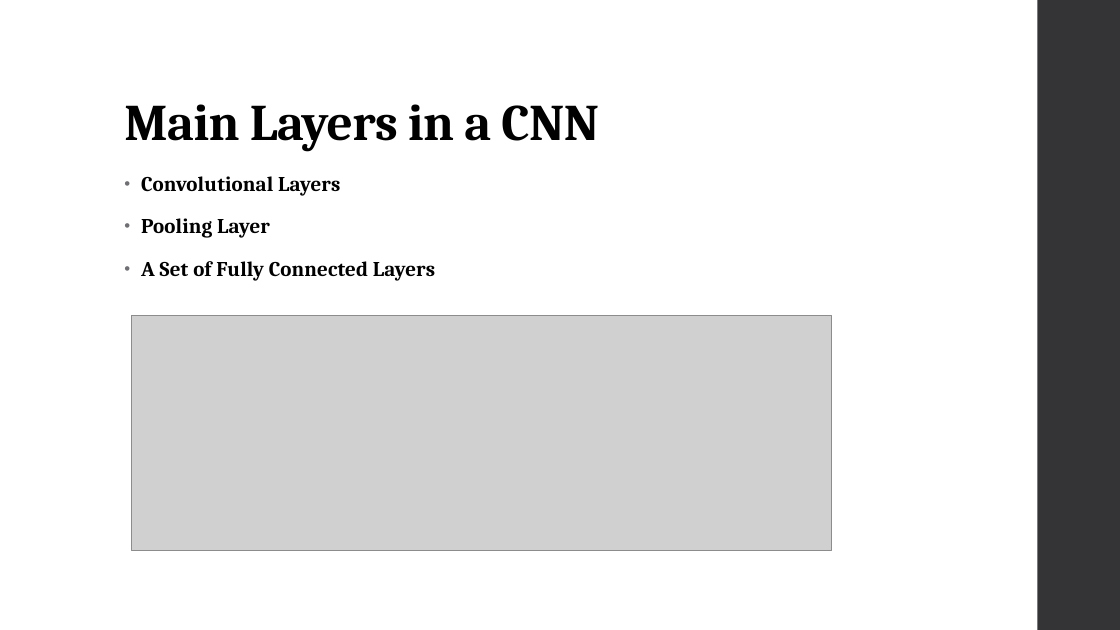
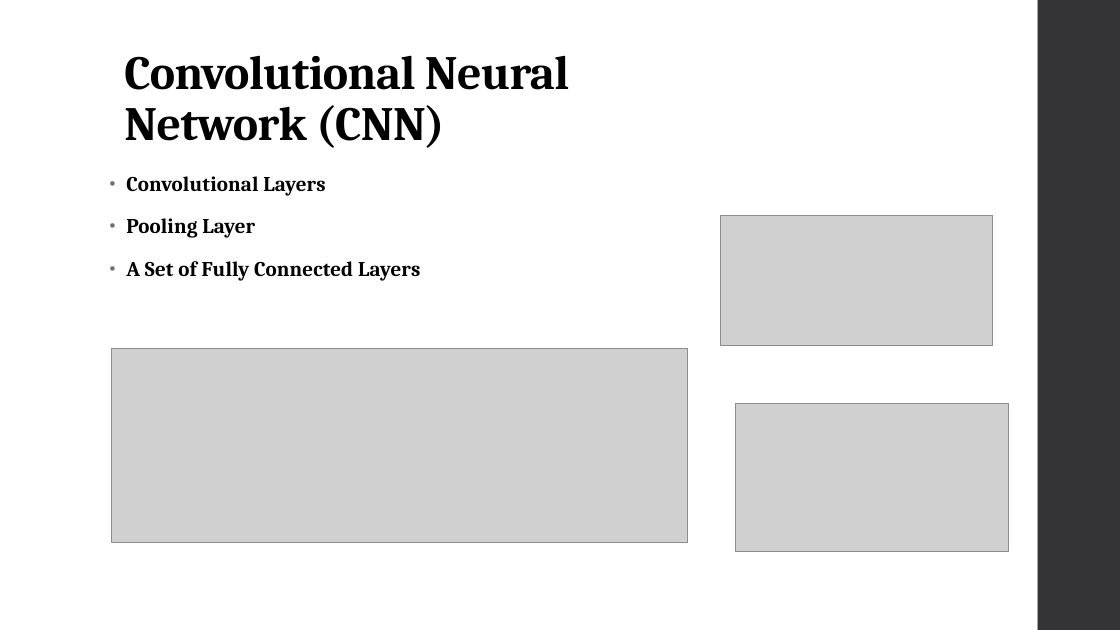
Before and after one commit to insertclass/image-processing-scripts, a slide deck: slide 3 of Image Processing And Computer Vision.pptx. Drawn at 1120x630 pixels with LibreOffice and Linux fonts; fonts in the diff are those of the drawing; grey boxes stand for pictures. Boxes give left, top, right and bottom in pixels: in the first picture for what was removed or moved away, otherwise in the second. Text is boxed around its words. In the diff, an @@ line names an element or a change of style, - is before the commit and + after.

Commit message:
update

```diff
--- a/Image Processing And Computer Vision.pptx
+++ b/Image Processing And Computer Vision.pptx
@@ rectangle added at box(707, 0, 1038, 630), fill #FFFFFF @@
@@ title at box(124, 55, 569, 148): text changed; size 44 to 41 pt @@
-Main Layers in a CNN
+Convolutional Neural Network (CNN)
@@ text "Convolutional Layers": place and size @@
-text "Convolutional Layers" at box(141, 176, 435, 281)
+text "Convolutional Layers" at box(126, 176, 420, 281)
@@ picture added at box(720, 215, 993, 345) @@
@@ picture: place and size @@
-picture at box(132, 315, 832, 550)
+picture at box(111, 348, 687, 542)
@@ picture added at box(736, 404, 1009, 552) @@
```
Also in this commit, not shown: 1 other slide changed.
